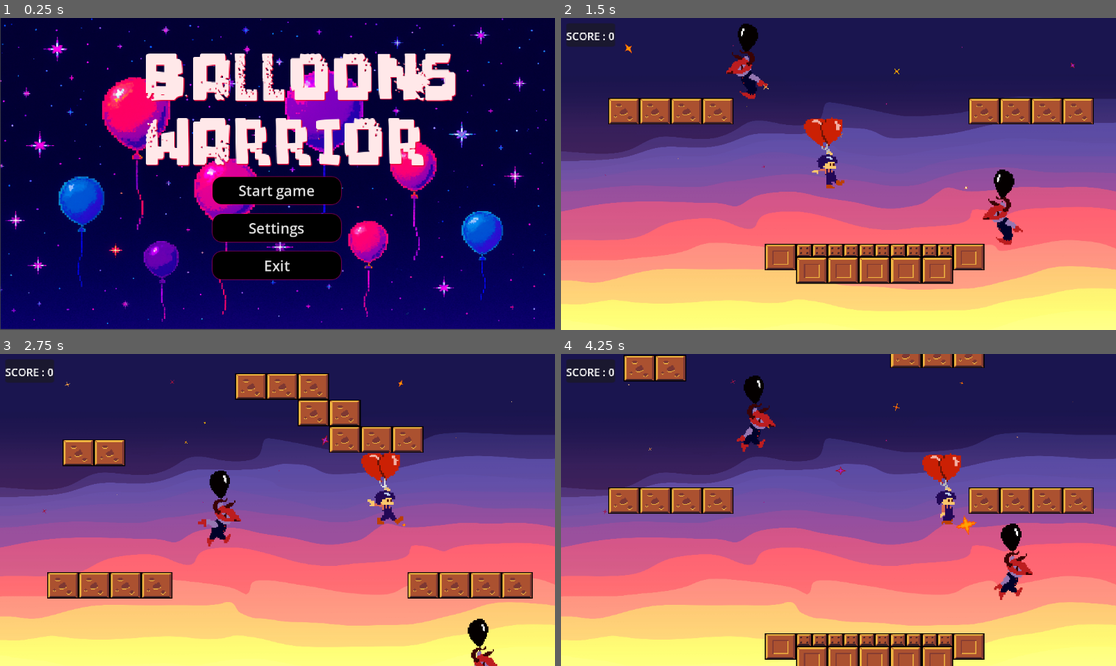
Above: before the commit, frames 1-4 (two rows, left to right).
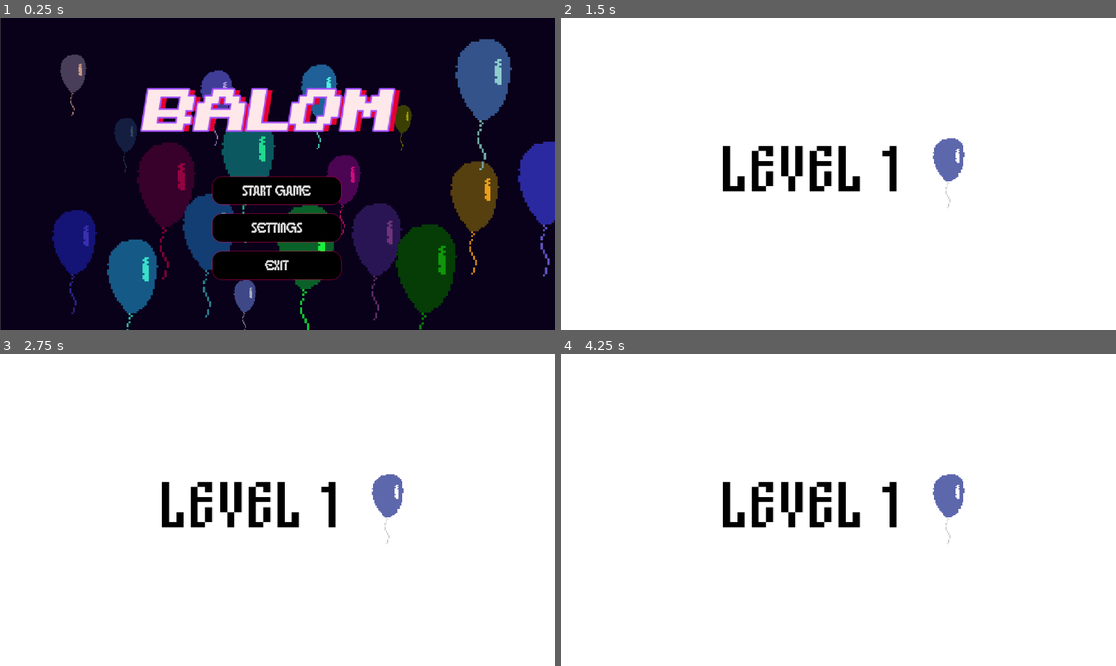
Above: after the commit, the same moments.

Repository: ifrit653/ballon-warrior
Game: Godot game, scene res://Scenes/main menu/main_menu.tscn
Same seed, same stepped clock (60 frames per second), same inputs: the game is played once before the commit and once after it.
Inputs:
- Up to frame 1 (0.25 s): no input
- Up to frame 2 (1.5 s): click "Start game" at 0.5 s; tap Enter (ui_accept) at 1.25 s; hold Right (ui_right) from 1.28 s (still down)
- Up to frame 3 (2.75 s): keep holding Right (ui_right); tap Enter (ui_accept) at 1.52, 1.82, 2.27, 2.57 s
- Up to frame 4 (4.25 s): release Right (ui_right) at 2.78 s; hold Left (ui_left) 2.78-3.53 s; hold Right (ui_right) from 3.53 s (still down); tap Enter (ui_accept) at 3.77, 4.07 s

The runs differ from the first frame. In frame 1, 92% of the frame differs, in the area x 0-100%, y 0-100%; in frame 2, 100%; in frame 3, 100%; in frame 4, 100%.

Commit message:
add main menu background with balloons

Diff:
--- a/Scenes/main menu/main_menu.gd
+++ b/Scenes/main menu/main_menu.gd
@@ -2,7 +2,7 @@
 
 
 func _on_start_pressed() -> void:
-	get_tree().change_scene_to_file("res://Scenes/main_test.tscn")
+	get_tree().change_scene_to_file("res://Scenes/titre___level_1.tscn")
 
 func _on_settings_pressed() -> void:
 	print("Settings pressed")
--- a/Scenes/main menu/main_menu.tscn
+++ b/Scenes/main menu/main_menu.tscn
@@ -1,9 +1,15 @@
-[gd_scene load_steps=10 format=3 uid="uid://b4lmoa4ufcqw0"]
+[gd_scene load_steps=17 format=3 uid="uid://b4lmoa4ufcqw0"]
 
 [ext_resource type="Script" uid="uid://dtr6v2w56jfoq" path="res://Scenes/main menu/main_menu.gd" id="1_fu7sn"]
-[ext_resource type="Texture2D" uid="uid://bqit1n3qt3xgo" path="res://Scenes/main menu/ChatGPT Image Aug 22, 2025, 02_00_14 PM.png" id="2_ahnhv"]
-[ext_resource type="FontFile" uid="uid://d1vliqypamaa4" path="res://Scenes/main menu/pixel dead.ttf" id="3_3nlno"]
+[ext_resource type="FontFile" uid="uid://652xgbpsubn2" path="res://Scenes/main menu/INVASION2000.TTF" id="3_7nb0n"]
 [ext_resource type="AudioStream" uid="uid://bo8hbbgpb5483" path="res://music/Untitled (1).mp3" id="4_3nlno"]
+[ext_resource type="FontFile" uid="uid://diy3tb2dqcd7x" path="res://Scenes/main menu/Pixelora - Personal Use.ttf" id="4_ahvv6"]
+[ext_resource type="Texture2D" uid="uid://c04bye7fhndom" path="res://Assets/ballon01.png" id="5_qcv5d"]
+[ext_resource type="Texture2D" uid="uid://bflm3nmrhe6hk" path="res://Assets/ballon02.png" id="6_why1s"]
+[ext_resource type="Texture2D" uid="uid://bx3a33cchdv4f" path="res://Assets/ballon03.png" id="7_dt6sc"]
+[ext_resource type="Texture2D" uid="uid://bmqou3u4fg0ui" path="res://Assets/ballon04.png" id="8_kiwke"]
+[ext_resource type="Texture2D" uid="uid://c0hjwi7g1wyh8" path="res://Assets/ballon05.png" id="9_tgx6y"]
+[ext_resource type="Script" uid="uid://c0r8nfai56vkt" path="res://Scripts/random ballons.gd" id="10_m8sgx"]
 
 [sub_resource type="StyleBoxEmpty" id="StyleBoxEmpty_7nb0n"]
 
@@ -35,6 +41,29 @@
 corner_radius_bottom_left = 20
 shadow_color = Color(0.976471, 0, 0.329412, 0.6)
 shadow_size = 2
+
+[sub_resource type="SpriteFrames" id="SpriteFrames_258tb"]
+animations = [{
+"frames": [{
+"duration": 1.0,
+"texture": ExtResource("5_qcv5d")
+}, {
+"duration": 1.0,
+"texture": ExtResource("6_why1s")
+}, {
+"duration": 1.0,
+"texture": ExtResource("7_dt6sc")
+}, {
+"duration": 1.0,
+"texture": ExtResource("8_kiwke")
+}, {
+"duration": 1.0,
+"texture": ExtResource("9_tgx6y")
+}],
+"loop": true,
+"name": &"default",
+"speed": 5.0
+}]
 
 [node name="MainMenu" type="Control"]
 layout_mode = 3
@@ -55,11 +84,6 @@
 offset_bottom = 320.0
 theme_override_styles/panel = SubResource("StyleBoxEmpty_7nb0n")
 
-[node name="ChatGptImageAug22,2025,020014Pm" type="Sprite2D" parent="Panel"]
-position = Vector2(576.5, 322.5)
-scale = Vector2(0.750651, 0.631836)
-texture = ExtResource("2_ahnhv")
-
 [node name="Label" type="Label" parent="Panel"]
 layout_mode = 1
 anchors_preset = 8
@@ -67,20 +91,31 @@
 anchor_top = 0.5
 anchor_right = 0.5
 anchor_bottom = 0.5
-offset_left = -272.0
-offset_top = -261.0
-offset_right = 218.0
-offset_bottom = -64.0
+offset_left = -274.0
+offset_top = -215.0
+offset_right = 216.0
+offset_bottom = -18.0
 grow_horizontal = 2
 grow_vertical = 2
 scale = Vector2(1.40135, 1.40135)
 theme_override_colors/font_color = Color(1, 0.909993, 0.911373, 1)
 theme_override_colors/font_shadow_color = Color(0.899412, 0, 0.189806, 1)
 theme_override_colors/font_outline_color = Color(0.650135, 0.326582, 1, 1)
-theme_override_fonts/font = ExtResource("3_3nlno")
+theme_override_constants/shadow_offset_x = 9
+theme_override_constants/outline_size = 10
+theme_override_fonts/font = ExtResource("3_7nb0n")
 theme_override_font_sizes/font_size = 100
-text = "BALLOONS
-WARRIOR"
+text = "BALOM"
+
+[node name="CanvasLayer" type="CanvasLayer" parent="Panel"]
+layer = -1
+
+[node name="ColorRect" type="ColorRect" parent="Panel/CanvasLayer"]
+offset_left = 1.0
+offset_right = 41.0
+offset_bottom = 40.0
+scale = Vector2(29.1738, 16.8639)
+color = Color(0.0351861, 0.000422438, 0.0999469, 1)
 
 [node name="VBoxContainer" type="VBoxContainer" parent="."]
 layout_mode = 1
@@ -100,6 +135,8 @@
 [node name="Button" type="Button" parent="VBoxContainer"]
 layout_mode = 2
 size_flags_vertical = 3
+theme_override_constants/line_spacing = 4
+theme_override_fonts/font = ExtResource("4_ahvv6")
 theme_override_font_sizes/font_size = 30
 theme_override_styles/focus = SubResource("StyleBoxEmpty_7vrkn")
 theme_override_styles/hover = SubResource("StyleBoxFlat_7vrkn")
@@ -110,6 +147,7 @@
 [node name="Button2" type="Button" parent="VBoxContainer"]
 layout_mode = 2
 size_flags_vertical = 3
+theme_override_fonts/font = ExtResource("4_ahvv6")
 theme_override_font_sizes/font_size = 30
 theme_override_styles/focus = SubResource("StyleBoxEmpty_7vrkn")
 theme_override_styles/hover = SubResource("StyleBoxFlat_7vrkn")
@@ -120,6 +158,7 @@
 [node name="Button3" type="Button" parent="VBoxContainer"]
 layout_mode = 2
 size_flags_vertical = 3
+theme_override_fonts/font = ExtResource("4_ahvv6")
 theme_override_font_sizes/font_size = 30
 theme_override_styles/focus = SubResource("StyleBoxEmpty_7vrkn")
 theme_override_styles/hover = SubResource("StyleBoxFlat_7vrkn")
@@ -131,6 +170,173 @@
 stream = ExtResource("4_3nlno")
 autoplay = true
 
+[node name="CanvasLayer" type="CanvasLayer" parent="."]
+layer = -1
+
+[node name="Node" type="Node" parent="CanvasLayer"]
+
+[node name="AnimatedSprite2D" type="AnimatedSprite2D" parent="CanvasLayer/Node"]
+position = Vector2(166, 517)
+scale = Vector2(5.06736, 4.71097)
+sprite_frames = SubResource("SpriteFrames_258tb")
+autoplay = "default"
+frame = 3
+frame_progress = 0.113092
+script = ExtResource("10_m8sgx")
+
+[node name="AnimatedSprite2D2" type="AnimatedSprite2D" parent="CanvasLayer/Node"]
+position = Vector2(998, 422)
+scale = Vector2(5.06736, 4.71097)
+sprite_frames = SubResource("SpriteFrames_258tb")
+autoplay = "default"
+frame = 3
+frame_progress = 0.113092
+script = ExtResource("10_m8sgx")
+
+[node name="AnimatedSprite2D3" type="AnimatedSprite2D" parent="CanvasLayer/Node"]
+position = Vector2(458, 199)
+scale = Vector2(5.06736, 4.71097)
+sprite_frames = SubResource("SpriteFrames_258tb")
+autoplay = "default"
+frame = 3
+frame_progress = 0.113092
+script = ExtResource("10_m8sgx")
+
+[node name="AnimatedSprite2D4" type="AnimatedSprite2D" parent="CanvasLayer/Node"]
+position = Vector2(795, 511)
+scale = Vector2(5.06736, 4.71097)
+sprite_frames = SubResource("SpriteFrames_258tb")
+autoplay = "default"
+frame = 3
+frame_progress = 0.113092
+script = ExtResource("10_m8sgx")
+
+[node name="AnimatedSprite2D5" type="AnimatedSprite2D" parent="CanvasLayer/Node"]
+position = Vector2(514, 608)
+scale = Vector2(5.06736, 4.71097)
+sprite_frames = SubResource("SpriteFrames_258tb")
+autoplay = "default"
+frame = 3
+frame_progress = 0.113092
+script = ExtResource("10_m8sgx")
+
+[node name="AnimatedSprite2D6" type="AnimatedSprite2D" parent="CanvasLayer/Node"]
+position = Vector2(840, 245)
+scale = Vector2(5.06736, 4.71097)
+sprite_frames = SubResource("SpriteFrames_258tb")
+autoplay = "default"
+frame = 3
+frame_progress = 0.113092
+script = ExtResource("10_m8sgx")
+
+[node name="AnimatedSprite2D7" type="AnimatedSprite2D" parent="CanvasLayer/Node"]
+position = Vector2(159, 144)
+scale = Vector2(5.06736, 4.71097)
+sprite_frames = SubResource("SpriteFrames_258tb")
+autoplay = "default"
+frame = 3
+frame_progress = 0.113092
+script = ExtResource("10_m8sgx")
+
+[node name="AnimatedSprite2D8" type="AnimatedSprite2D" parent="CanvasLayer/Node"]
+position = Vector2(360, 413)
+scale = Vector2(5.06736, 4.71097)
+sprite_frames = SubResource("SpriteFrames_258tb")
+autoplay = "default"
+frame = 3
+frame_progress = 0.113092
+script = ExtResource("10_m8sgx")
+
+[node name="AnimatedSprite2D9" type="AnimatedSprite2D" parent="CanvasLayer/Node"]
+position = Vector2(672, 188)
+scale = Vector2(5.06736, 4.71097)
+sprite_frames = SubResource("SpriteFrames_258tb")
+autoplay = "default"
+frame = 3
+frame_progress = 0.113092
+script = ExtResource("10_m8sgx")
+
+[node name="AnimatedSprite2D10" type="AnimatedSprite2D" parent="CanvasLayer/Node"]
+position = Vector2(1018, 189)
+scale = Vector2(5.06736, 4.71097)
+sprite_frames = SubResource("SpriteFrames_258tb")
+autoplay = "default"
+frame = 3
+frame_progress = 0.113092
+script = ExtResource("10_m8sgx")
+
+[node name="AnimatedSprite2D11" type="AnimatedSprite2D" parent="CanvasLayer/Node"]
+position = Vector2(722, 371)
+scale = Vector2(5.06736, 4.71097)
+sprite_frames = SubResource("SpriteFrames_258tb")
+autoplay = "default"
+frame = 3
+frame_progress = 0.113092
+script = ExtResource("10_m8sgx")
+
+[node name="AnimatedSprite2D12" type="AnimatedSprite2D" parent="CanvasLayer/Node"]
+position = Vector2(529, 339)
+scale = Vector2(5.06736, 4.71097)
+sprite_frames = SubResource("SpriteFrames_258tb")
+autoplay = "default"
+frame = 3
+frame_progress = 0.113092
+script = ExtResource("10_m8sgx")
+
+[node name="AnimatedSprite2D13" type="AnimatedSprite2D" parent="CanvasLayer/Node"]
+position = Vector2(267, 273)
+scale = Vector2(5.06736, 4.71097)
+sprite_frames = SubResource("SpriteFrames_258tb")
+autoplay = "default"
+frame = 3
+frame_progress = 0.113092
+script = ExtResource("10_m8sgx")
+
+[node name="AnimatedSprite2D14" type="AnimatedSprite2D" parent="CanvasLayer/Node"]
+position = Vector2(447, 497)
+scale = Vector2(5.06736, 4.71097)
+sprite_frames = SubResource("SpriteFrames_258tb")
+autoplay = "default"
+frame = 3
+frame_progress = 0.113092
+script = ExtResource("10_m8sgx")
+
+[node name="AnimatedSprite2D15" type="AnimatedSprite2D" parent="CanvasLayer/Node"]
+position = Vector2(651, 541)
+scale = Vector2(5.06736, 4.71097)
+sprite_frames = SubResource("SpriteFrames_258tb")
+autoplay = "default"
+frame = 3
+frame_progress = 0.113092
+script = ExtResource("10_m8sgx")
+
+[node name="AnimatedSprite2D16" type="AnimatedSprite2D" parent="CanvasLayer/Node"]
+position = Vector2(288, 591)
+scale = Vector2(5.06736, 4.71097)
+sprite_frames = SubResource("SpriteFrames_258tb")
+autoplay = "default"
+frame = 3
+frame_progress = 0.113092
+script = ExtResource("10_m8sgx")
+
+[node name="AnimatedSprite2D17" type="AnimatedSprite2D" parent="CanvasLayer/Node"]
+position = Vector2(900, 582)
+scale = Vector2(5.06736, 4.71097)
+sprite_frames = SubResource("SpriteFrames_258tb")
+autoplay = "default"
+frame = 3
+frame_progress = 0.113092
+script = ExtResource("10_m8sgx")
+
+[node name="AnimatedSprite2D18" type="AnimatedSprite2D" parent="CanvasLayer/Node"]
+position = Vector2(1150, 406)
+scale = Vector2(5.06736, 4.71097)
+sprite_frames = SubResource("SpriteFrames_258tb")
+autoplay = "default"
+frame = 3
+frame_progress = 0.113092
+script = ExtResource("10_m8sgx")
+
 [connection signal="pressed" from="VBoxContainer/Button" to="." method="_on_start_pressed"]
 [connection signal="pressed" from="VBoxContainer/Button2" to="." method="_on_settings_pressed"]
 [connection signal="pressed" from="VBoxContainer/Button3" to="." method="_on_exit_pressed"]
--- /dev/null
+++ b/Scenes/titre___level_1.tscn
@@ -0,0 +1,47 @@
+[gd_scene load_steps=5 format=3 uid="uid://crlbxmrlq0qxo"]
+
+[ext_resource type="Texture2D" uid="uid://c04bye7fhndom" path="res://Assets/ballon01.png" id="1_8wb5v"]
+[ext_resource type="FontFile" uid="uid://sqiysueq38uf" path="res://Assets/Vyaz Pixel.ttf" id="1_m7ams"]
+[ext_resource type="Script" uid="uid://7d0vbbv544kl" path="res://Scripts/titre___level_1.gd" id="1_uec2k"]
+[ext_resource type="AudioStream" uid="uid://dvxvhuds4eku2" path="res://Assets/Tiles_pack/JDSherbert - Pixel UI SFX Pack - Cursor 3 (Square).mp3" id="4_uwh37"]
+
+[node name="Titre _ Level 1" type="Node2D"]
+script = ExtResource("1_uec2k")
+
+[node name="CanvasLayer" type="CanvasLayer" parent="."]
+layer = -1
+
+[node name="ColorRect" type="ColorRect" parent="CanvasLayer"]
+offset_right = 40.0
+offset_bottom = 40.0
+scale = Vector2(29.5382, 16.7037)
+
+[node name="Label" type="Label" parent="."]
+anchors_preset = 8
+anchor_left = 0.5
+anchor_top = 0.5
+anchor_right = 0.5
+anchor_bottom = 0.5
+offset_left = 336.0
+offset_top = 256.0
+offset_right = 670.0
+offset_bottom = 393.0
+grow_horizontal = 2
+grow_vertical = 2
+scale = Vector2(1.65331, 1.13755)
+size_flags_horizontal = 0
+theme_override_colors/font_color = Color(0, 0, 0, 1)
+theme_override_fonts/font = ExtResource("1_m7ams")
+theme_override_font_sizes/font_size = 100
+text = "Level 1"
+
+[node name="Ballon01" type="Sprite2D" parent="Label"]
+position = Vector2(289.118, 56.2614)
+scale = Vector2(1.60573, 2.12585)
+texture = ExtResource("1_8wb5v")
+
+[node name="AudioStreamPlayer" type="AudioStreamPlayer" parent="."]
+stream = ExtResource("4_uwh37")
+autoplay = true
+
+[node name="Timer" type="Timer" parent="."]
--- /dev/null
+++ b/Scripts/random ballons.gd
@@ -0,0 +1,111 @@
+extends AnimatedSprite2D
+
+# Size parameters
+@export var min_size: float = 0.5
+@export var max_size: float = 5.0
+
+# Movement parameters
+@export var min_speed: float = 20.0
+@export var max_speed: float = 80.0
+
+# Lifetime parameters
+@export var min_lifetime: float = 3.0
+@export var max_lifetime: float = 6.0
+
+# Screen boundaries
+@export var screen_left: float = 0.0
+@export var screen_top: float = 0.0
+@export var screen_right: float = 1200.0
+@export var screen_bottom: float = 750.0
+
+# Internal variables
+var speed: float
+var lifetime: float
+var timer: float = 0.0
+var is_faded_out: bool = false
+var fade_delay: float = 0.0
+
+func _ready():
+	# Set random color modulation
+	modulate = Color(
+		randf(),  # Random red component (0-1)
+		randf(),  # Random green component (0-1)
+		randf(),  # Random blue component (0-1)
+		1.0       # Full alpha
+	)
+
+	# Set random size
+	var random_scale = randf_range(min_size, max_size)
+	scale = Vector2(random_scale, random_scale)
+
+	# Set random upward speed
+	speed = randf_range(min_speed, max_speed)
+
+	# Set random lifetime
+	lifetime = randf_range(min_lifetime, max_lifetime)
+
+	# Start animation if it has one
+	if sprite_frames and sprite_frames.get_animation_names().size() > 0:
+		play()
+
+func _process(delta):
+	# Move upward
+	position.y -= speed * delta
+
+	# Track lifetime
+	timer += delta
+
+	if not is_faded_out:
+		# Fade out near end of lifetime
+		if timer > lifetime * 0.8:  # Start fading at 80% of lifetime
+			var fade_progress = (timer - lifetime * 0.8) / (lifetime * 0.2)
+			modulate.a = 1.0 - fade_progress
+
+		# Check if completely faded out
+		if timer >= lifetime:
+			is_faded_out = true
+			modulate.a = 0.0
+			# Set random delay before respawning
+			fade_delay = randf_range(1.0, 3.0)
+			timer = 0.0  # Reset timer for fade delay
+	else:
+		# Handle fade delay and respawn
+		if timer >= fade_delay:
+			respawn_particle()
+
+func respawn_particle():
+	# Reset to new random position within screen bounds
+	position.x = randf_range(screen_left, screen_right)
+	position.y = randf_range(screen_top, screen_bottom)
+
+	# Randomize all properties again
+	randomize_properties()
+
+	# Reset states
+	is_faded_out = false
+	timer = 0.0
+
+	# Fade in effect
+	modulate.a = 0.0
+	var tween = create_tween()
+	tween.tween_property(self, "modulate:a", 1.0, 0.5)
+
+# Optional: Function to randomize everything again
+func randomize_properties():
+	# Set random color modulation
+	modulate = Color(
+		randf(),  # Random red component (0-1)
+		randf(),  # Random green component (0-1)
+		randf(),  # Random blue component (0-1)
+		1.0       # Full alpha (will be set properly by fade-in)
+	)
+
+	# Set random size
+	var random_scale = randf_range(min_size, max_size)
+	scale = Vector2(random_scale, random_scale)
+
+	# Set random upward speed
+	speed = randf_range(min_speed, max_speed)
+
+	# Set random lifetime
+	lifetime = randf_range(min_lifetime, max_lifetime)
--- /dev/null
+++ b/Scripts/titre___level_1.gd
@@ -0,0 +1,3 @@
+extends Node2D
+
+@onready var audio_stream_player: AudioStreamPlayer = $AudioStreamPlayer
Not shown, added: Assets/Tiles_pack/JDSherbert - Pixel UI SFX Pack - Cursor 3 (Square).mp3.import
Binary file added: Assets/ballon01.png
Not shown, added: Assets/ballon01.png.import
Binary file added: Assets/ballon02.png
Not shown, added: Assets/ballon02.png.import
Binary file added: Assets/ballon03.png
Not shown, added: Assets/ballon03.png.import
Binary file added: Assets/ballon04.png
Not shown, added: Assets/ballon04.png.import
Binary file added: Assets/ballon05.png
Not shown, added: Assets/ballon05.png.import
Binary file added: Scenes/main menu/INVASION2000.TTF
(and 6 more such lines)
